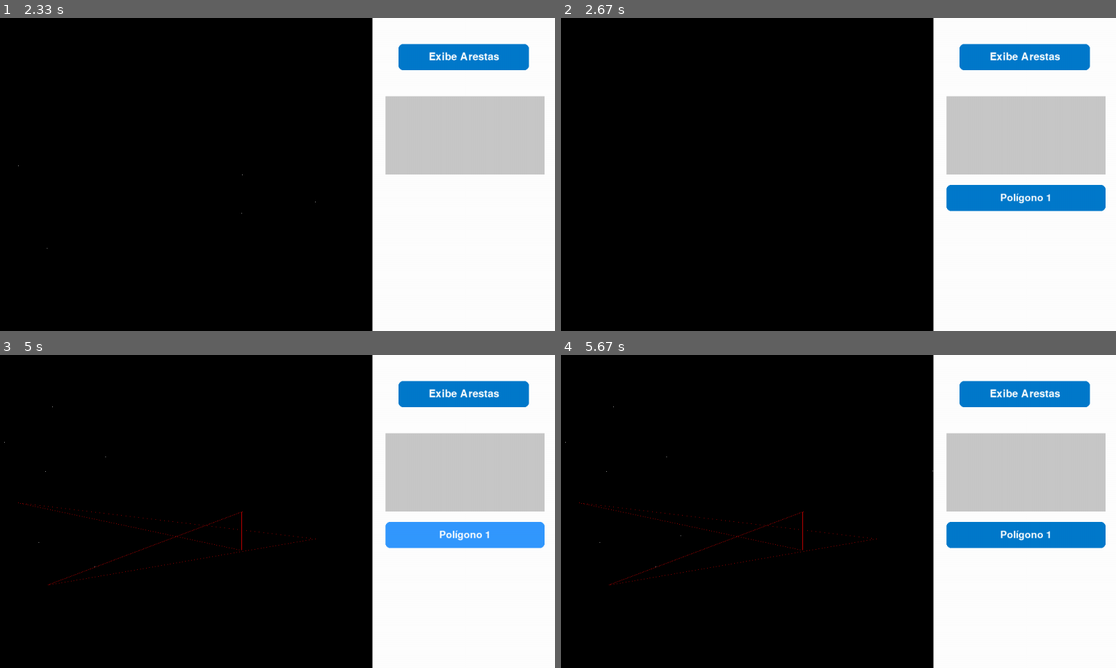
Above: before the commit, frames 1-4 (two rows, left to right).
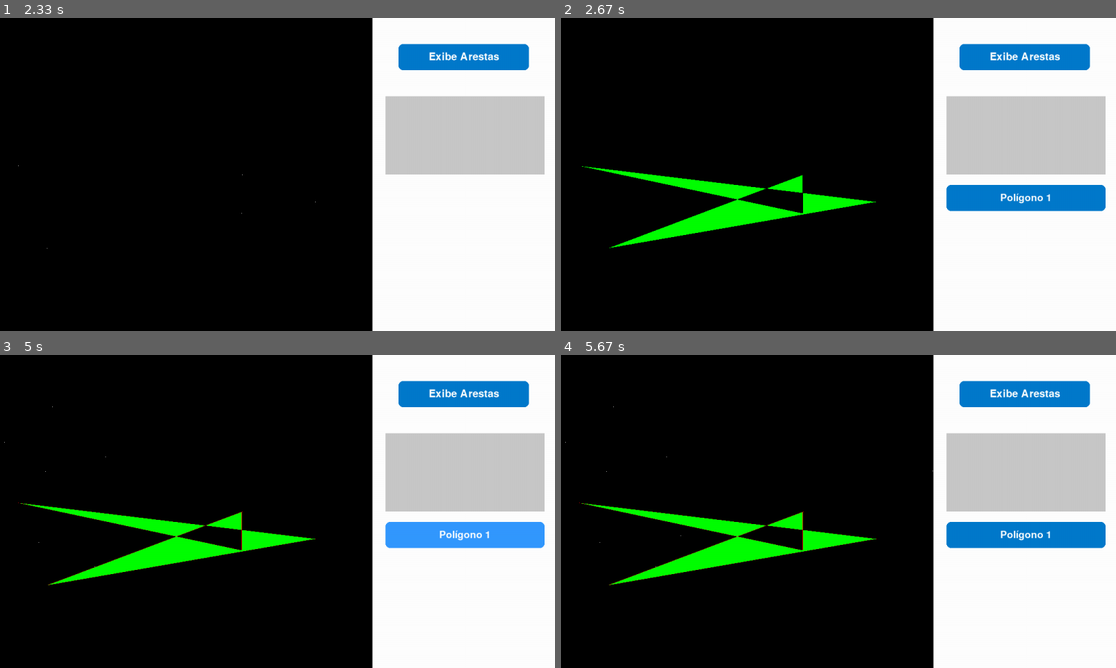
Above: after the commit, the same moments.

Repository: Rafaration/FillPoly
Game: pygame game, started from FillPoly.py
Two runs of this game, one before a commit and one after it. Both use one fixed random seed, a clock stepped at 60 frames per second and the inputs below.
Inputs (mouse positions are in pixels of both pictures, inside the frame that each line leads up to):
- Up to frame 1 (2.33 s): click (244, 174) at 0.38 s; click "Exibe Arestas" at 0.72 s; click (44, 246) at 1.05 s; click (316, 202) at 1.38 s; click (16, 165) at 1.72 s; click (238, 212) at 2.05 s
- Up to frame 2 (2.67 s): right-click (927, 149) at 2.38 s
- Up to frame 3 (5 s): click (5, 442) at 2.72 s; click (38, 542) at 3.05 s; click (44, 470) at 3.38 s; click (49, 405) at 3.72 s; click (94, 564) at 4.05 s; click (105, 455) at 4.38 s; click (410, 545) at 4.72 s
- Up to frame 4 (5.67 s): click (932, 470) at 5.05 s; click (677, 536) at 5.38 s

Frame 1 is identical in both runs. In frame 2, 3.1% of the frame differs, in the area x 3-57%, y 47-74%; in frame 3, 3.1%; in frame 4, 3.1%.

Commit message:
Implementação do FillPoly primitivo

Diff:
--- a/FillPoly.py
+++ b/FillPoly.py
@@ -1,3 +1,4 @@
+import math
 import pygame
 
 # Classe que armazena as coordenadas de um ponto
@@ -48,6 +49,61 @@
                 for y in range(ponto1.y, ponto2.y):
                     tela.set_at((int(x), y), aresta_cor)  # Desenha um pixel na posição calculada
                     x += Tx # Atualiza a coordenada x para a próxima scanline
+
+    # calcula a tabela de interseçoes para o algoritmo de preenchimento
+    #calcula para cada scalnline do poligono a lista de intersecoes x com as arestas
+    def calcular_tabela_intersecoes(self):
+
+        y_min = min(ponto.y for ponto in self.pontos)
+        y_max = max(ponto.y for ponto in self.pontos)
+        Ns = y_max - y_min
+
+        # Array de Ns listas vazias, uma para cada scanline
+        tabela_x = [[] for _ in range(Ns)]
+
+        for i in range(len(self.pontos)):
+            p_atual = self.pontos[i]
+            p_prox = self.pontos[(i + 1) % len(self.pontos)]
+
+
+            if p_atual.y < p_prox.y:
+                ponto1, ponto2 = p_atual, p_prox
+            else:
+                ponto1, ponto2 = p_prox, p_atual
+
+
+            if ponto1.y == ponto2.y:
+                continue
+
+            Tx = (ponto2.x - ponto1.x) / (ponto2.y - ponto1.y)
+            x = ponto1.x
+
+
+            for y in range(ponto1.y, ponto2.y):
+                indice_scanline = y - y_min
+                tabela_x[indice_scanline].append(x)
+                x += Tx
+
+        return tabela_x, y_min
+
+    def preencher(self, tela, cor_preenchimento):
+        '''Preche o interior do poligono usando o algoritmo Fillpoly.'''
+
+        tabela_x, y_min = self.calcular_tabela_intersecoes()
+
+        for indice, lista_x in enumerate(tabela_x):
+            # Ordena as interseções em ordem crescente de x
+            lista_x.sort()
+
+            y = y_min + indice  # y real da tela dessa scanline
+
+            # Percorre a lista aos pares: (x_ini, x_fim), (x_ini, x_fim), ...
+            for j in range(0, len(lista_x) - 1, 2):
+                x_ini = math.ceil(lista_x[j]) #arredonda para cima
+                x_fim = math.floor(lista_x[j + 1]) #arredonda pra bAIXO
+
+                for x in range(x_ini, x_fim + 1):
+                    tela.set_at((x, y), cor_preenchimento)
 
 
 # Cores
@@ -106,7 +162,7 @@
 
     def foi_clicado(self, event):
         # Verifica se o evento foi um clique esquerdo E se ocorreu dentro da área de desenho
-        if event.type == pygame.MOUSEBUTTONDOWN and event.button == 1 or event.button == 3:
+        if event.type == pygame.MOUSEBUTTONDOWN and (event.button == 1 or event.button == 3):
             if self.rect.collidepoint(event.pos):
                 return True
         return False
@@ -300,6 +356,7 @@
 
     # Desenha as arestas dos polígonos salvos
     for poligono in Poligonos:
+        poligono.preencher(tela, VERDE)
         poligono.desenhar_arestas(tela)
 
     # 4. Atualiza a tela
